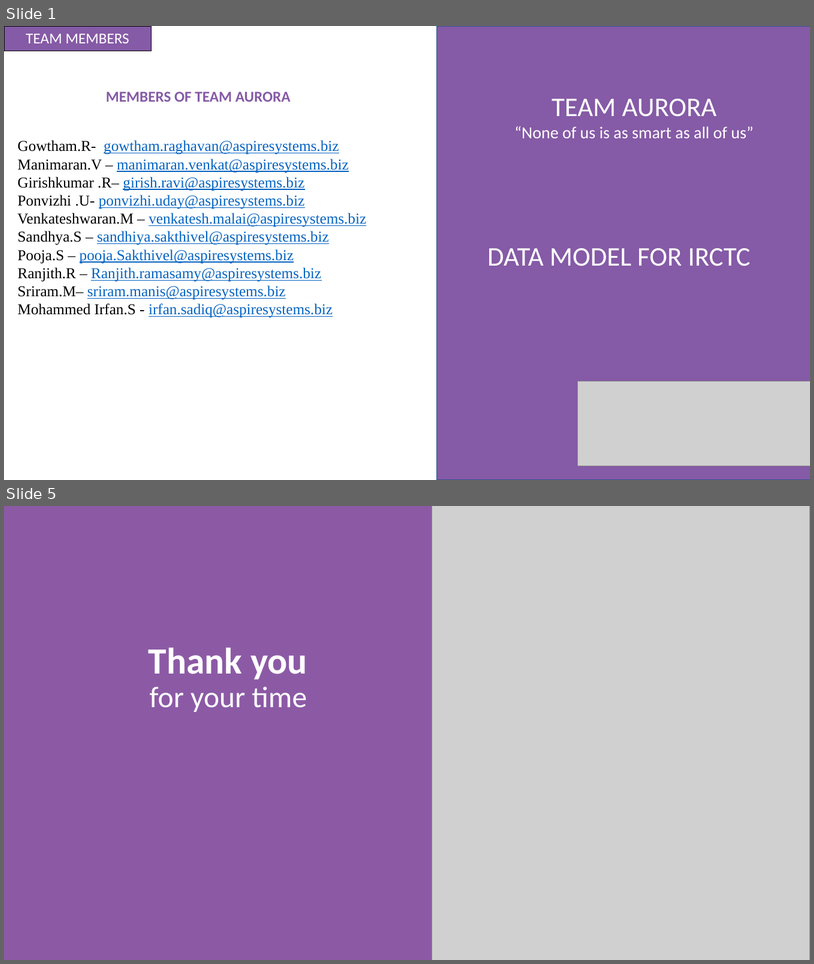
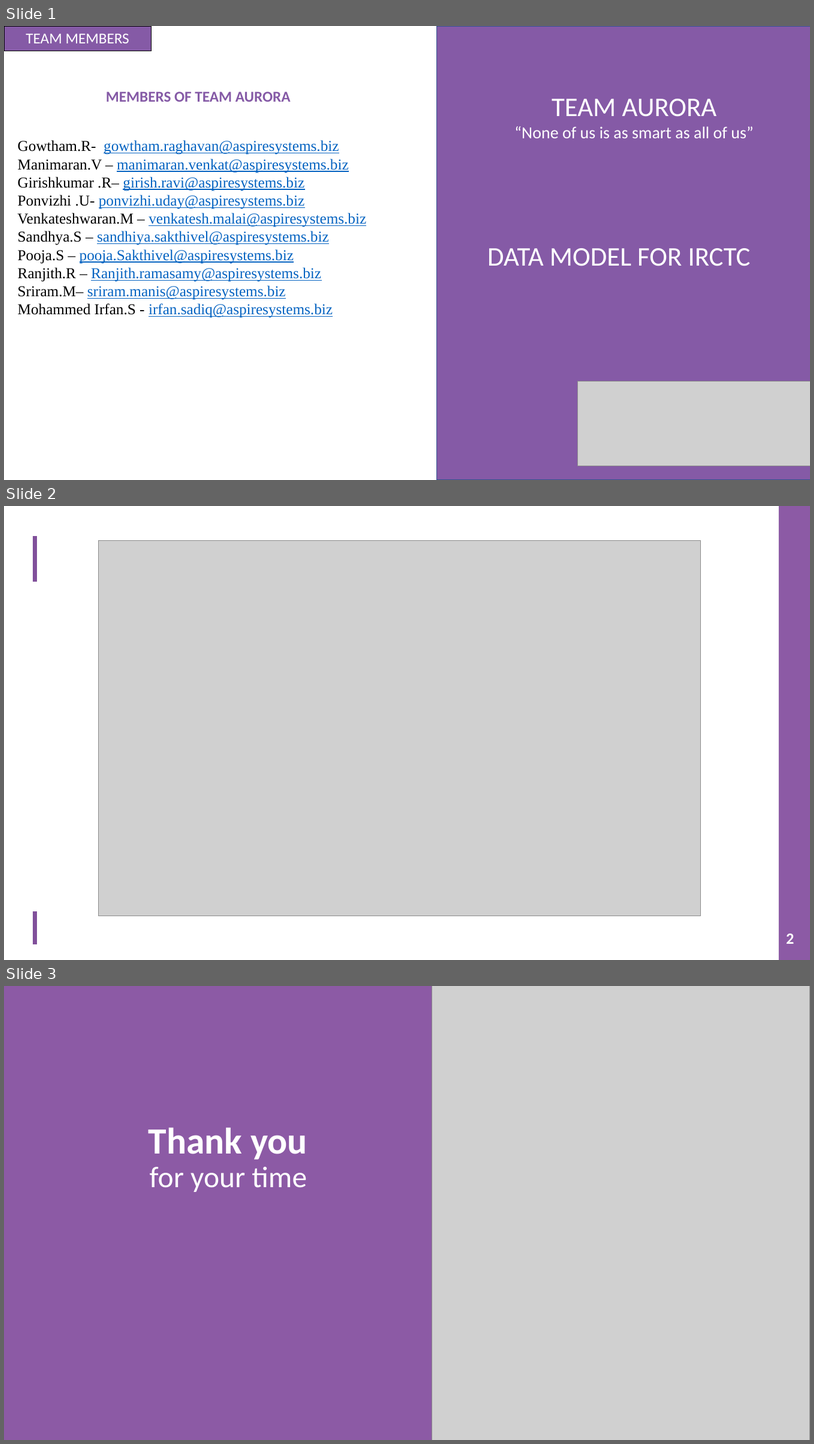
Before and after one commit to SparkTeamAurora/Presentation, a slide deck: DATAMODEL.pptx. Shown one above the other, each under a label of ours: slides 1 and 5 before the commit, slides 1, 2 and 3 after it; the slides between them are not shown. The pictures are 814x964 and 814x1444 pixels, drawn with LibreOffice and Linux fonts; fonts in the diff are those of the drawing; grey boxes stand for pictures; background and template pictures are left out. Boxes give left, top, right and bottom in pixels: in the first picture for what was removed or moved away, otherwise in the second. Text is boxed around its words. In the diff, an @@ line names an element or a change of style, - is before the commit and + after.

```diff
--- a/DATAMODEL.pptx
+++ b/DATAMODEL.pptx
@@ slide 2 added at [4, 506, 810, 960], background #FFFFFF @@
@@ rectangle added at [780, 506, 810, 960], fill #8C5AA5 @@
@@ line added from (35, 536) to (35, 582), #81509B 5 pt @@
@@ picture added at [98, 540, 701, 916] @@
@@ line added from (35, 912) to (35, 944), #81509B 5 pt @@
@@ page number added at [786, 933, 794, 943], 18.7 pt, text #FFFFFF, bold @@
+2
@@ what was slide 5 is now slide 3 @@
```
Also in this commit, not shown: 3 slides removed.
